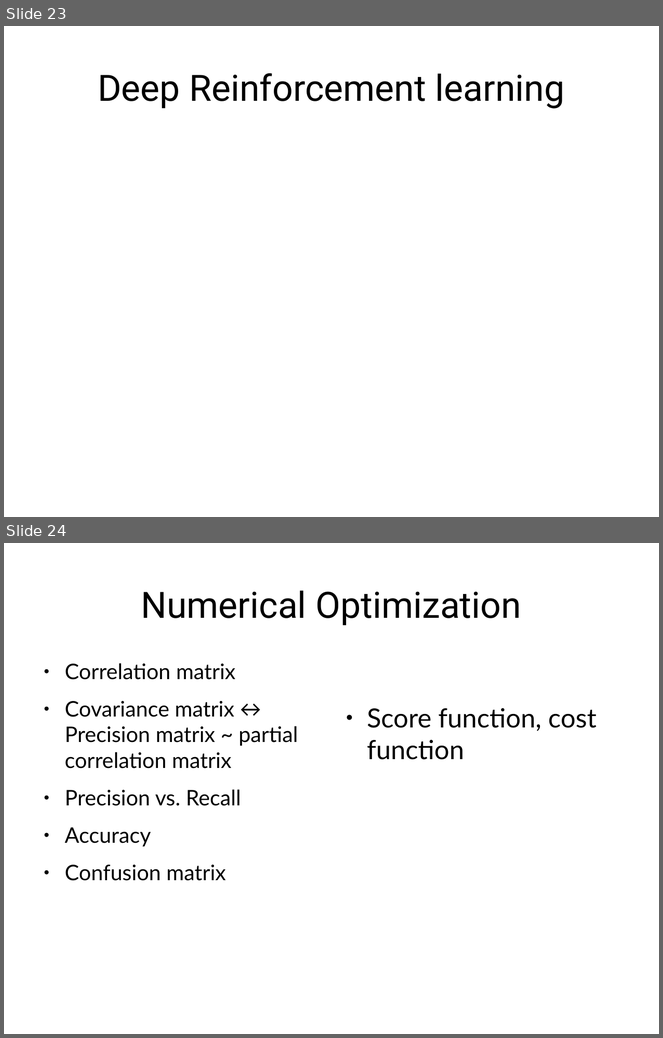
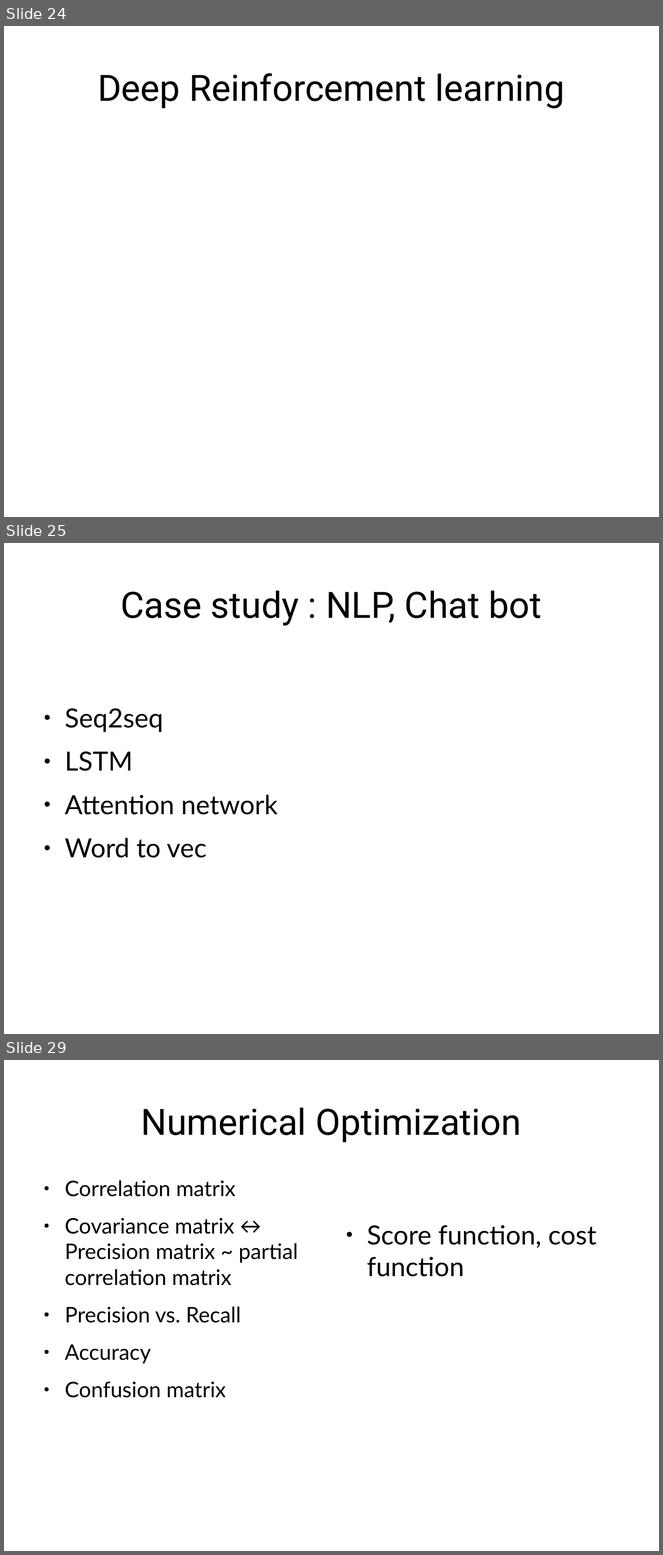
Before and after one commit to TedJeong/vipidly-vociferous, a slide deck: notes/머신러닝부터최적화문제까지.odp. Shown one above the other, each under a label of ours: slides 23 and 24 before the commit, slides 24, 25 and 29 after it; the slides between them are not shown. The pictures are 663x1038 and 663x1555 pixels, drawn with LibreOffice and Linux fonts; fonts in the diff are those of the drawing. Boxes give left, top, right and bottom in pixels: in the first picture for what was removed or moved away, otherwise in the second. Text is boxed around its words. In the diff, an @@ line names an element or a change of style, - is before the commit and + after.

```diff
--- a/notes/머신러닝부터최적화문제까지.odp
+++ b/notes/머신러닝부터최적화문제까지.odp
@@ slide 25 added at (4, 543, 659, 1034), background #FFFFFF @@
@@ title added at (120, 590, 542, 626), 44 pt, text #000000 @@
+Case study : NLP, Chat bot
@@ text added at (65, 708, 278, 858), 32 pt, text #000000 @@
+● Seq2seq
+● LSTM
+● Attention network
+● Word to vec
@@ what was slide 23 is now slide 24 @@
@@ what was slide 24 is now slide 29 @@
```
Also in this commit, not shown: 1 slide changed, 5 other slides added, 1 slide removed, 9 other files.
